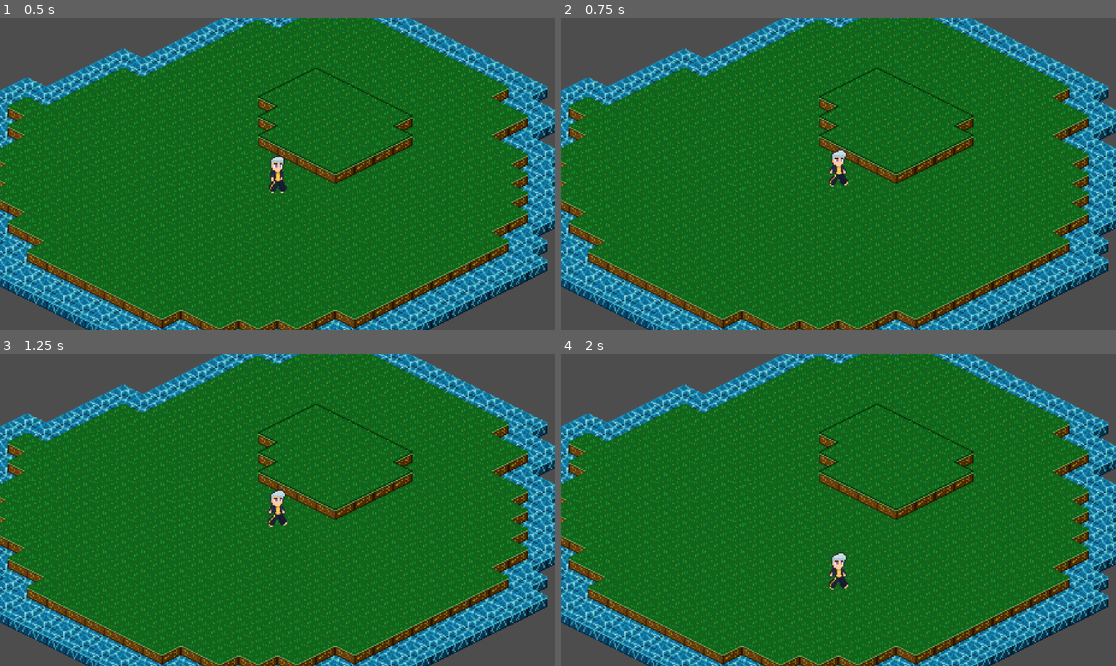
Above: before the commit, frames 1-4 (two rows, left to right).
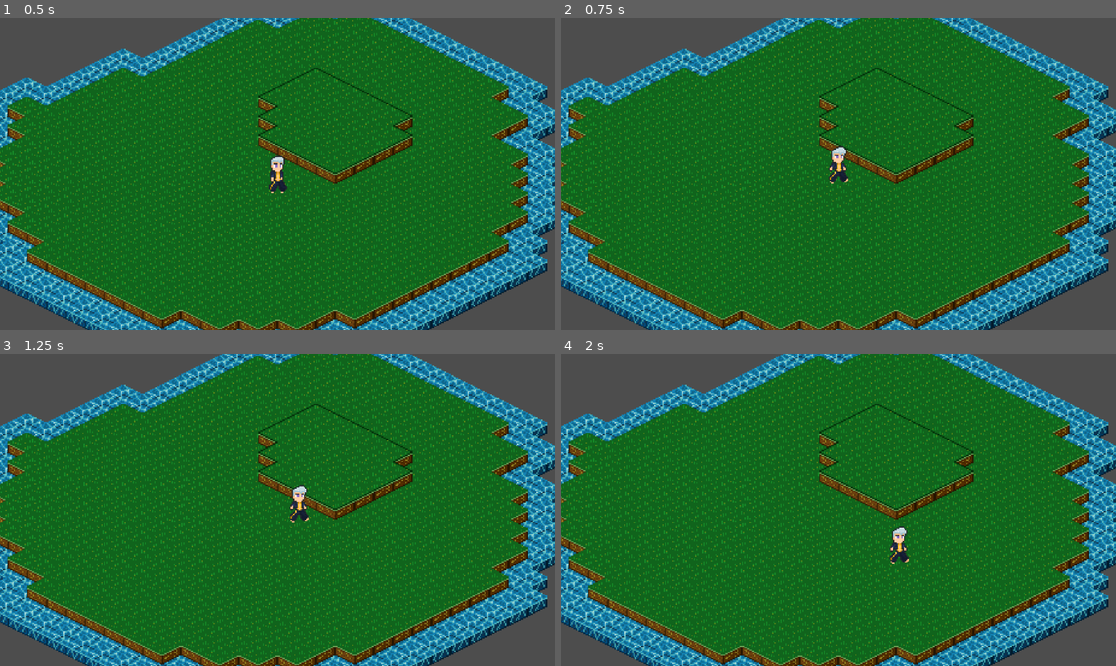
Above: after the commit, the same moments.

Repository: antth-Luca/godot-Celestia
Game: Godot game, scene res://components/levels/world.tscn
Two runs of this game, one before a commit and one after it. Both use one fixed random seed, a clock stepped at 60 frames per second and the inputs below.
Inputs:
- Up to frame 1 (0.5 s): no input
- Up to frame 2 (0.75 s): tap Enter (ui_accept) at 0.5, 0.6 s; hold Right (ui_right) from 0.53 s (still down)
- Up to frame 3 (1.25 s): keep holding Right (ui_right); tap Enter (ui_accept) at 0.77, 1.07 s
- Up to frame 4 (2 s): release Right (ui_right) at 1.28 s; hold Down (ui_down) from 1.28 s (still down); tap Enter (ui_accept) at 1.35, 1.52, 1.82 s

Frame 1 is identical in both runs. In frame 2, 0.3% of the frame differs, in the area x 48-52%, y 40-55%; in frame 3, 0.6%, in the area x 48-56%, y 41-56%; in frame 4, 0.6%.

Commit message:
Melhorias em movimentação, pulo e animação de andar

Diff:
--- a/game/Celestia/components/actors/player.gd
+++ b/game/Celestia/components/actors/player.gd
@@ -1,6 +1,7 @@
 extends CharacterBody2D
 
 const SPEED = 80.0
+const AIR_FRICTION = 0.5
 
 var jump_velocity
 var gravity
@@ -18,7 +19,7 @@
 	# Get the input direction and handle the movement/deceleration.
 	direction = Input.get_vector("ui_left", "ui_right", "ui_up", "ui_down").normalized()
 	if direction != Vector2.ZERO:
-		velocity = direction * SPEED
+		velocity = velocity.lerp(direction * SPEED, AIR_FRICTION)
 		if direction.x != 0: $Texture.scale.x = sign(direction.x)
 	else:
 		velocity = velocity.move_toward(Vector2.ZERO, SPEED)
@@ -31,8 +32,8 @@
 		jump_tween.tween_property(
 			self,
 			"position",
-			global_position + (velocity * 0.8),
-			0.8
+			global_position + (velocity * 0.6),
+			0.5
 		)
 		await jump_tween.finished
 		is_jumping = false
--- a/game/Celestia/components/actors/player.tscn
+++ b/game/Celestia/components/actors/player.tscn
@@ -6,23 +6,6 @@
 [sub_resource type="CapsuleShape2D" id="CapsuleShape2D_mjae0"]
 radius = 6.0
 height = 18.0
-
-[sub_resource type="Animation" id="Animation_ormgk"]
-resource_name = "idle"
-length = 1.2
-loop_mode = 1
-tracks/0/type = "value"
-tracks/0/imported = false
-tracks/0/enabled = true
-tracks/0/path = NodePath("Texture:frame_coords")
-tracks/0/interp = 1
-tracks/0/loop_wrap = true
-tracks/0/keys = {
-"times": PackedFloat32Array(0, 0.3, 0.6, 0.9),
-"transitions": PackedFloat32Array(1, 1, 1, 1),
-"update": 1,
-"values": [Vector2i(0, 0), Vector2i(1, 0), Vector2i(2, 0), Vector2i(3, 0)]
-}
 
 [sub_resource type="Animation" id="Animation_m8e5s"]
 length = 0.001
@@ -51,6 +34,67 @@
 "values": [Vector2(0, 0)]
 }
 
+[sub_resource type="Animation" id="Animation_0wq6j"]
+resource_name = "death"
+length = 0.6
+tracks/0/type = "value"
+tracks/0/imported = false
+tracks/0/enabled = true
+tracks/0/path = NodePath("Texture:frame_coords")
+tracks/0/interp = 1
+tracks/0/loop_wrap = true
+tracks/0/keys = {
+"times": PackedFloat32Array(0, 0.1, 0.2, 0.3, 0.4, 0.566667),
+"transitions": PackedFloat32Array(1, 1, 1, 1, 1, 1),
+"update": 1,
+"values": [Vector2i(0, 4), Vector2i(1, 4), Vector2i(2, 4), Vector2i(3, 4), Vector2i(4, 4), Vector2i(5, 4)]
+}
+
+[sub_resource type="Animation" id="Animation_ormgk"]
+resource_name = "idle"
+length = 1.2
+loop_mode = 1
+tracks/0/type = "value"
+tracks/0/imported = false
+tracks/0/enabled = true
+tracks/0/path = NodePath("Texture:frame_coords")
+tracks/0/interp = 1
+tracks/0/loop_wrap = true
+tracks/0/keys = {
+"times": PackedFloat32Array(0, 0.3, 0.6, 0.9),
+"transitions": PackedFloat32Array(1, 1, 1, 1),
+"update": 1,
+"values": [Vector2i(0, 0), Vector2i(1, 0), Vector2i(2, 0), Vector2i(3, 0)]
+}
+
+[sub_resource type="Animation" id="Animation_h1r8s"]
+resource_name = "jump"
+length = 0.5
+tracks/0/type = "value"
+tracks/0/imported = false
+tracks/0/enabled = true
+tracks/0/path = NodePath("Texture:frame_coords")
+tracks/0/interp = 1
+tracks/0/loop_wrap = true
+tracks/0/keys = {
+"times": PackedFloat32Array(0, 0.0333333, 0.466667),
+"transitions": PackedFloat32Array(1, 1, 1),
+"update": 1,
+"values": [Vector2i(0, 0), Vector2i(0, 2), Vector2i(0, 0)]
+}
+tracks/1/type = "value"
+tracks/1/imported = false
+tracks/1/enabled = true
+tracks/1/path = NodePath("Texture:position")
+tracks/1/interp = 1
+tracks/1/loop_wrap = true
+tracks/1/keys = {
+"times": PackedFloat32Array(0, 0.266667, 0.5),
+"transitions": PackedFloat32Array(1, 1, 1),
+"update": 0,
+"values": [Vector2(0, 0), Vector2(0, -10), Vector2(0, 0)]
+}
+
 [sub_resource type="Animation" id="Animation_c62u7"]
 resource_name = "walk"
 length = 1.2
@@ -65,51 +109,7 @@
 "times": PackedFloat32Array(0, 0.3, 0.6, 0.9),
 "transitions": PackedFloat32Array(1, 1, 1, 1),
 "update": 1,
-"values": [Vector2i(0, 1), Vector2i(1, 1), Vector2i(2, 1), Vector2i(3, 1)]
-}
-
-[sub_resource type="Animation" id="Animation_h1r8s"]
-resource_name = "jump"
-length = 0.8
-tracks/0/type = "value"
-tracks/0/imported = false
-tracks/0/enabled = true
-tracks/0/path = NodePath("Texture:frame_coords")
-tracks/0/interp = 1
-tracks/0/loop_wrap = true
-tracks/0/keys = {
-"times": PackedFloat32Array(0, 0.0333333, 0.766667),
-"transitions": PackedFloat32Array(1, 1, 1),
-"update": 1,
-"values": [Vector2i(0, 0), Vector2i(0, 2), Vector2i(0, 0)]
-}
-tracks/1/type = "value"
-tracks/1/imported = false
-tracks/1/enabled = true
-tracks/1/path = NodePath("Texture:position")
-tracks/1/interp = 1
-tracks/1/loop_wrap = true
-tracks/1/keys = {
-"times": PackedFloat32Array(0, 0.4, 0.8),
-"transitions": PackedFloat32Array(1, 1, 1),
-"update": 0,
-"values": [Vector2(0, 0), Vector2(0, -10), Vector2(0, 0)]
-}
-
-[sub_resource type="Animation" id="Animation_0wq6j"]
-resource_name = "death"
-length = 0.6
-tracks/0/type = "value"
-tracks/0/imported = false
-tracks/0/enabled = true
-tracks/0/path = NodePath("Texture:frame_coords")
-tracks/0/interp = 1
-tracks/0/loop_wrap = true
-tracks/0/keys = {
-"times": PackedFloat32Array(0, 0.1, 0.2, 0.3, 0.4, 0.566667),
-"transitions": PackedFloat32Array(1, 1, 1, 1, 1, 1),
-"update": 1,
-"values": [Vector2i(0, 4), Vector2i(1, 4), Vector2i(2, 4), Vector2i(3, 4), Vector2i(4, 4), Vector2i(5, 4)]
+"values": [Vector2i(1, 1), Vector2i(2, 1), Vector2i(3, 1), Vector2i(0, 1)]
 }
 
 [sub_resource type="AnimationLibrary" id="AnimationLibrary_hfg00"]
